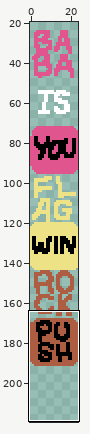
Pixel-art file: Data/words.aseprite. The picture above shows the old version from afar; the outline marks the close-up.
Close-up. Old version:
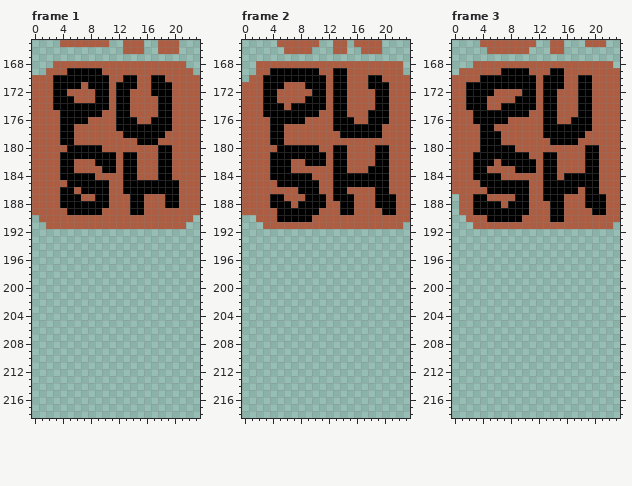
24x240 pixels, 3 frames. Shown: frame 1: x 0..23, y 165..218; frame 2: x 0..23, y 165..218; frame 3: x 0..23, y 165..218. The wide view leaves out empty margins.
After the commit:
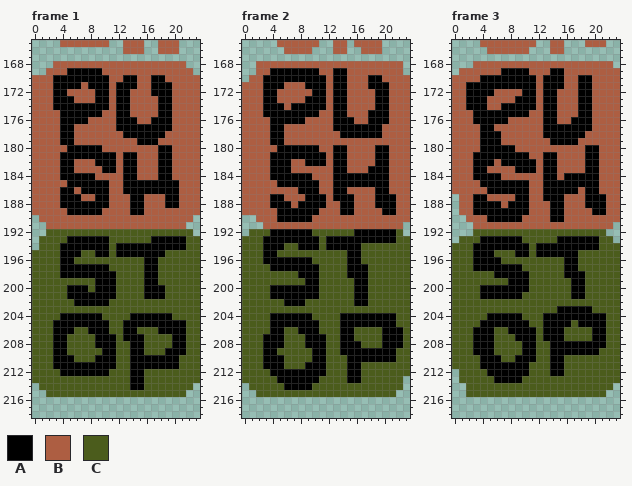
Palette (. is transparent): A #000000  B #ad5e42  C #4b5c1c
Changes in this commit:
--- frame 1
@@ x 0..23 @@
 191 ..BBBBBBBBBBBBBBBBBBBB..
-192 ........................
-193 ........................
-194 ........................
-195 ........................
-196 ........................
-197 ........................
-198 ........................
-199 ........................
-200 ........................
-201 ........................
-202 ........................
-203 ........................
-204 ........................
-205 ........................
-206 ........................
-207 ........................
-208 ........................
-209 ........................
-210 ........................
-211 ........................
-212 ........................
-213 ........................
-214 ........................
-215 ........................
+192 ..CCCCCCCCCCCCCCCCCCCCC.
+193 .CCCCAAAAAACCCCCCAAAAACC
+194 .CCCAAAAAAACAAAAAAAAAACC
+195 CCCCAAACCAACAAAAAAACCCCC
+196 CCCCAACCCCCCCCCCAACCCCCC
+197 CCCCAAAAAAACCCCCAACCCCCC
+198 CCCCAAAAAAAACCCCAACCCCCC
+199 CCCCCCCCCAAACCCCAACCCCCC
+200 CCCCCAAACAAACCCCAAACCCCC
+201 CCCCCAAAAAAACCCCAAACCCCC
+202 CCCCCCAAAAACCCCCCCCCCCCC
+203 CCCCCCCCCCCCCCCCCCCCCCCC
+204 CCCCAAAAAACCCCAAAAAACCCC
+205 CCCAAAAAAAACCAAAAAAAAACC
+206 CCCAAACCAAACCAACCCAAAACC
+207 CCCAACCCCAAACAAACCCCAACC
+208 CCCAACCCCAAACCAACCCCAACC
+209 CCCAACCCCCAACCAACCCAAACC
+210 CCCAAACCCAAACCAAAAAAACCC
+211 CCCAAAAAAAAACCAAAAAAACCC
+212 CCCCAAAAAAACCCAACCCCCCCC
+213 CCCCCCCCCCCCCCAACCCCCCCC
+214 .CCCCCCCCCCCCCAACCCCCCC.
+215 ..CCCCCCCCCCCCCCCCCCCC..
 216 ........................
--- frame 2
@@ x 0..23 @@
 191 ...BBBBBBBBBBBBBBBBBBBB.
-192 ........................
-193 ........................
-194 ........................
-195 ........................
-196 ........................
-197 ........................
-198 ........................
-199 ........................
-200 ........................
-201 ........................
-202 ........................
-203 ........................
-204 ........................
-205 ........................
-206 ........................
-207 ........................
-208 ........................
-209 ........................
-210 ........................
-211 ........................
-212 ........................
-213 ........................
-214 ........................
-215 ........................
+192 .CCCAAAAAACCCCCCAAAAAAC.
+193 CCCAAAAAAAACAAAAAAAAAACC
+194 CCCAAACCAAACAAAAACCCCCCC
+195 CCCAACCCCCCCCCCAACCCCCCC
+196 CCCAAAAAAACCCCCAACCCCCCC
+197 CCCCAAAAAAACCCCAAACCCCCC
+198 CCCCCCCCAAACCCCAAACCCCCC
+199 CCCCCCCCCAACCCCCAACCCCCC
+200 CCCCAAAAAAACCCCCAACCCCCC
+201 CCCCAAAAAAACCCCCAACCCCCC
+202 CCCCCCAAACCCCCCCAACCCCCC
+203 CCCCCCCCCCCCCCCCCCCCCCCC
+204 CCCCAAAAAACCCCAAAAAAAACC
+205 CCCCAAAAAAACCCAAAAAAAACC
+206 CCCCAACCAAACCCAACCCCAAAC
+207 CCCAAACCCAAACCAACCCCAAAC
+208 CCCAAACCCAAACCAAACCCAAAC
+209 CCCAACCCCCAACCAAAAAAAACC
+210 CCCAAACCCCAACCCAAAAAAACC
+211 CCCAAACCCAAACCCAACCCCCCC
+212 CCCCAAAAAAAACCCAACCCCCCC
+213 CCCCCAAAAAACCCCAACCCCCC.
+214 .CCCCCAAAACCCCCCCCCCCCC.
+215 ..CCCCCCCCCCCCCCCCCCCC..
 216 ........................
--- frame 3
@@ x 0..23 @@
 191 ...BBBBBBBBBBBBBBBBBBBB.
-192 ........................
-193 ........................
-194 ........................
-195 ........................
-196 ........................
-197 ........................
-198 ........................
-199 ........................
-200 ........................
-201 ........................
-202 ........................
-203 ........................
-204 ........................
-205 ........................
-206 ........................
-207 ........................
-208 ........................
-209 ........................
-210 ........................
-211 ........................
-212 ........................
-213 ........................
-214 ........................
-215 ........................
+192 ...CCCCCCCCCCCCCCCCCCC..
+193 .CCCAAAAAACCCCCAAAAAACC.
+194 CCCAAAAAAAACAAAAAAAAACCC
+195 CCCAAACCCAACAAAAAACCCCCC
+196 CCCAAAACCCCCCCCCAACCCCCC
+197 CCCAAAAAAACCCCCCAACCCCCC
+198 CCCCCCAAAAACCCCCAAACCCCC
+199 CCCCCCCCAAACCCCCCAACCCCC
+200 CCCCAAAAAAACCCCCCAACCCCC
+201 CCCCAAAAAACCCCCCCAACCCCC
+202 CCCCCCCCCCCCCCCCCCCCCCCC
+203 CCCCCCCCCCCCCCCAAAAACCCC
+204 CCCCCAAAAACCCAAAAAAAAACC
+205 CCCCAAAAAAACCAAAACAAAACC
+206 CCCAAACCAAAACAAACCCCAACC
+207 CCCAAACCCAAACAAACCCCAACC
+208 CCCAAACCCCAACCAAAAAAAACC
+209 CCCAAACCCCAACCAAAAAAACCC
+210 CCCCAAACCAAACCAACCCCCCCC
+211 CCCCAAAAAAACCCAACCCCCCCC
+212 .CCCCAAAAAACCCAACCCCCCCC
+213 .CCCCCAAAACCCCCCCCCCCCCC
+214 ..CCCCCCCCCCCCCCCCCCCCC.
+215 ..CCCCCCCCCCCCCCCCCCCC..
 216 ........................
